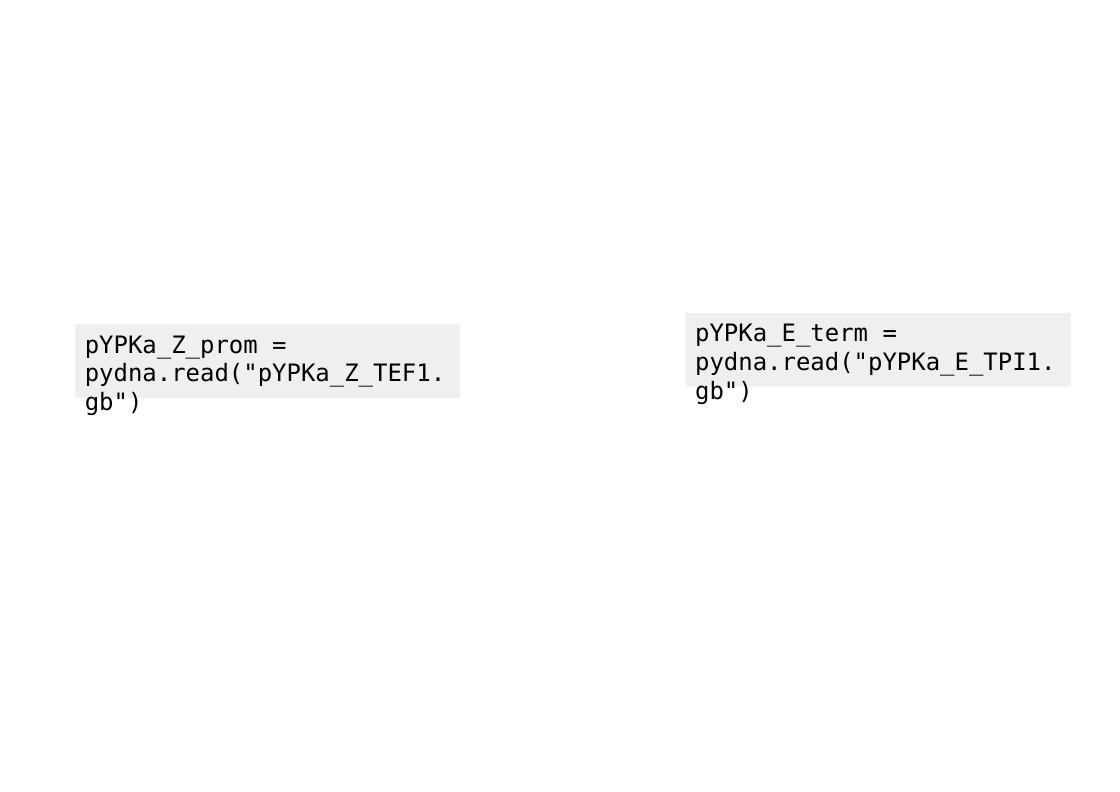
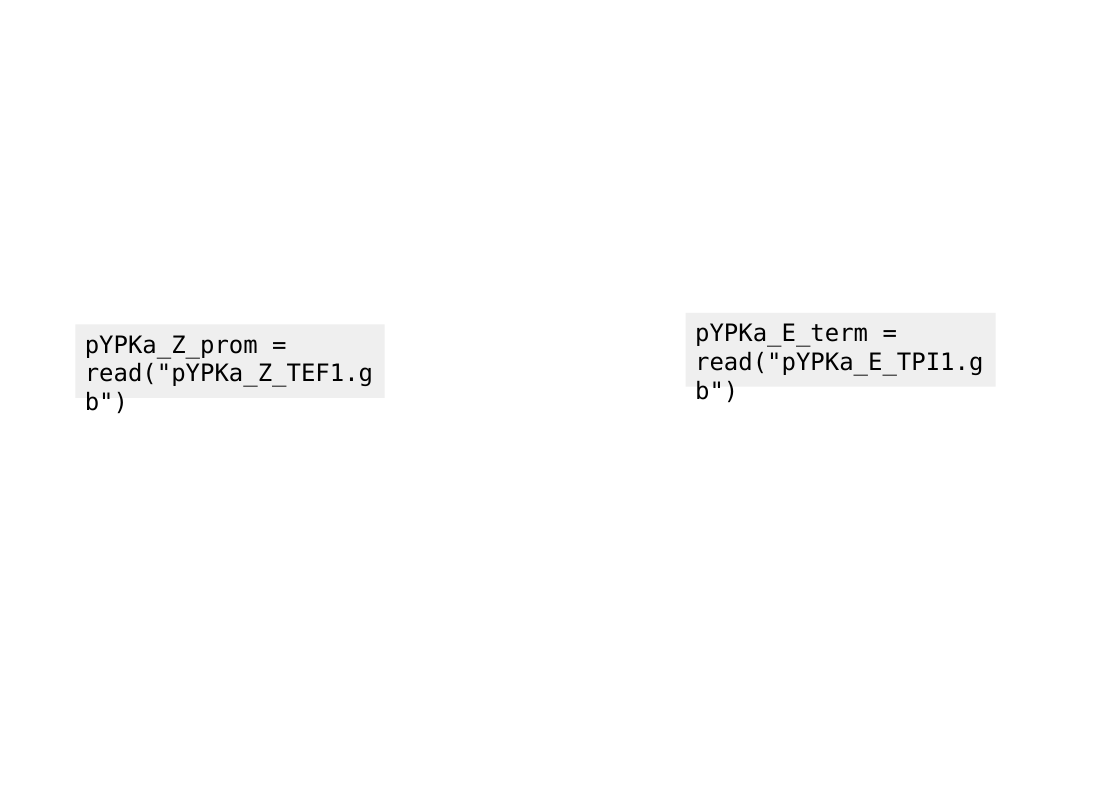
Before and after one commit to BjornFJohansson/pydna-examples, a slide deck: slide 9 of strawberry aat/saat_cloning2.odp (slide 10 before the commit). Drawn at 1120x792 pixels with LibreOffice and Linux fonts; fonts in the diff are those of the drawing; background and template pictures are left out. Boxes give left, top, right and bottom in pixels: in the first picture for what was removed or moved away, otherwise in the second. Text is boxed around its words. In the diff, an @@ line names an element or a change of style, - is before the commit and + after.

```diff
--- a/strawberry aat/saat_cloning2.odp
+++ b/strawberry aat/saat_cloning2.odp
@@ rectangle "pYPKa_Z_prom = read("pYPKa_Z_TEF1.gb")" resized from (x1=76, y1=325, x2=461, y2=399) to (x1=76, y1=325, x2=385, y2=399) @@
@@ rectangle "pYPKa_E_term = read("pYPKa_E_TPI1.gb")" resized from (x1=686, y1=313, x2=1071, y2=387) to (x1=686, y1=313, x2=996, y2=387) @@
@@ text in rectangle at (x1=695, y1=323, x2=983, y2=376): text changed @@
-pYPKa_E_term = pydna.read("pYPKa_E_TPI1.gb")
+pYPKa_E_term = read("pYPKa_E_TPI1.gb")
@@ text in rectangle at (x1=85, y1=335, x2=373, y2=387): text changed @@
-pYPKa_Z_prom = pydna.read("pYPKa_Z_TEF1.gb")
+pYPKa_Z_prom = read("pYPKa_Z_TEF1.gb")
```
Also in this commit, not shown: 9 other slides changed, 1 slide removed, 5 other files.
